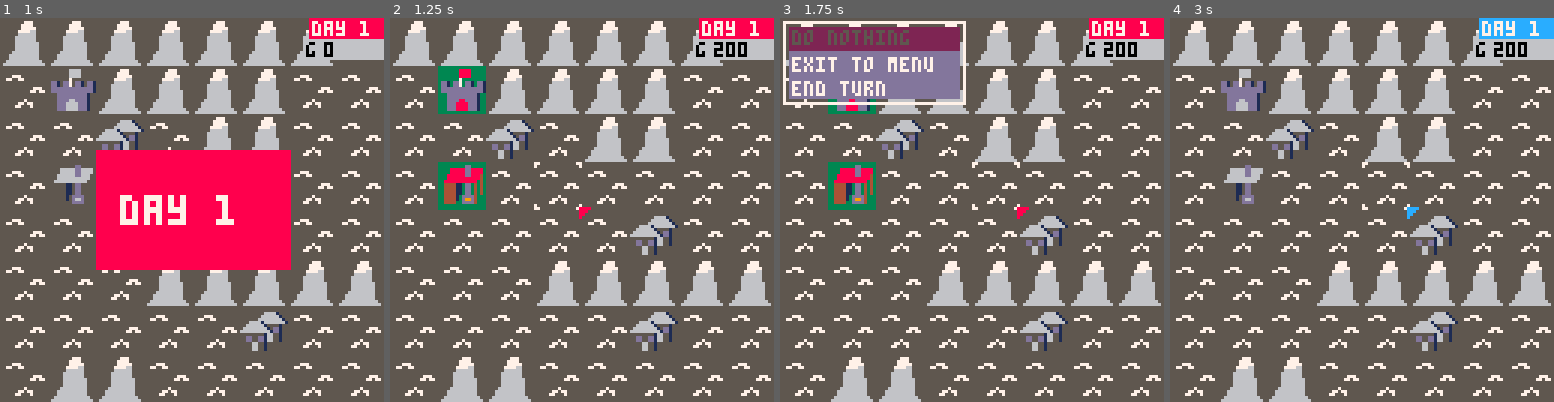
Above: before the commit, frames 1-4 (left to right).
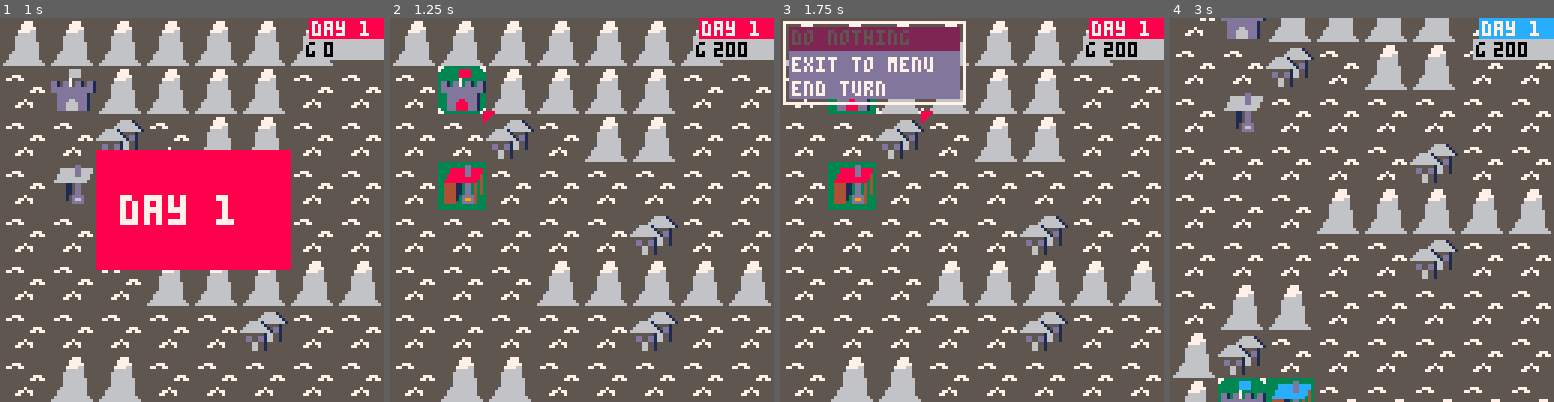
Above: after the commit, the same moments.

Repository: Cuttleshock/PICO-8-projects
Game: PICO-8 cartridge wars.p8
The game is run twice, just before and just after one commit, with the same random seed, the same clock (stepped at 60 frames per second) and the same inputs.
Inputs:
- Up to frame 1 (1 s): tap X (X key) at 0.33 s; tap O (Z key) at 0.7 s
- Up to frame 2 (1.25 s): tap X (X key) at 1.07 s
- Up to frame 3 (1.75 s): hold Right from 1.6 s (still down); tap O (Z key) at 1.7 s
- Up to frame 4 (3 s): tap X (X key) at 1.85, 2.97 s; release Right at 2.1 s; tap O (Z key) at 2.1, 2.5, 2.9 s; hold Up 2.15-2.42 s; hold Right from 2.47 s (still down)

Frame 1 is identical in both runs. In frame 2, 0.3% of the frame differs, in the area x 12-53%, y 12-53%; in frame 3, 0.2%; in frame 4, 32%, in the area x 0-100%, y 0-100%.

Commit message:
Jump pointer to HQ at end of every turn

Diff:
--- a/wars.p8
+++ b/wars.p8
@@ -457,6 +457,10 @@
 				if f==battle_factions[active_faction] then
 					local newfunds=faction_funds[battle_factions[active_faction]]+k_city_income
 					faction_funds[battle_factions[active_faction]]=min(newfunds,k_max_funds)
+					local x,y=n2xy(n)
+					if fget(mget(x*2,y*2))==TERRAIN_HQ then
+						pointer.x,pointer.y=x,y
+					end
 				end
 			end
 			update_visible()
